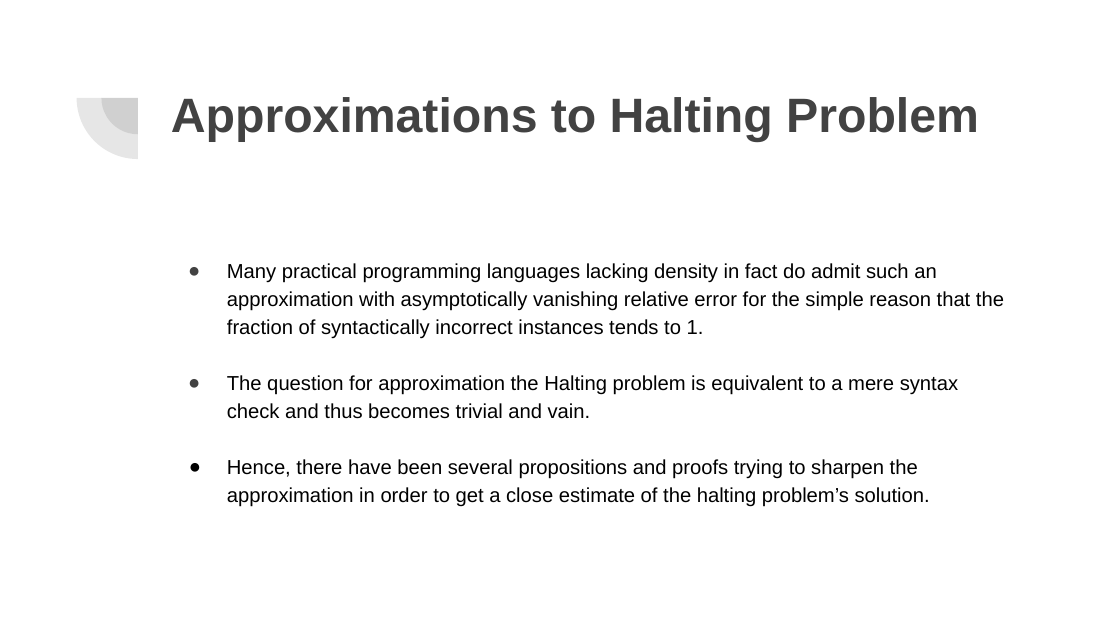
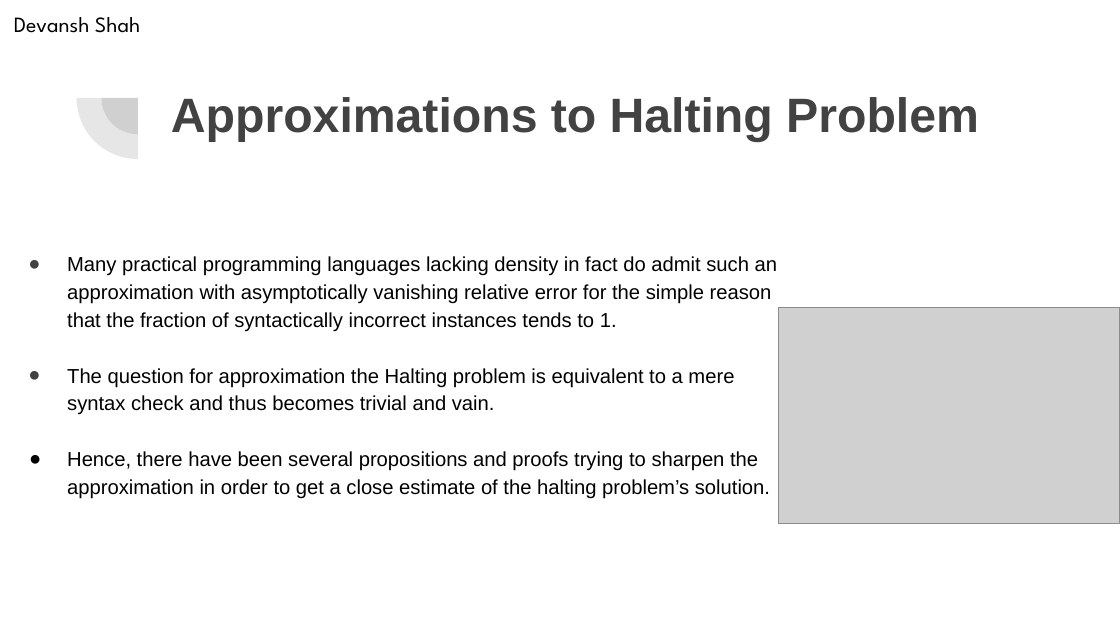
Before and after one commit to twilight-warlock/TY, a slide deck: slide 9 of Sem 5/TOC/IA1/PPT_G6.pptx (slide 8 before the commit). Drawn at 1120x630 pixels with LibreOffice and Linux fonts; fonts in the diff are those of the drawing; grey boxes stand for pictures. Boxes give left, top, right and bottom in pixels: in the first picture for what was removed or moved away, otherwise in the second. Text is boxed around its words. In the diff, an @@ line names an element or a change of style, - is before the commit and + after.

```diff
--- a/Sem 5/TOC/IA1/PPT_G6.pptx
+++ b/Sem 5/TOC/IA1/PPT_G6.pptx
@@ text added at [14,17,140,33], 14 pt, text #000000 @@
+Devansh Shah
@@ text "Many practical programming languages lacking ..." rewrapped from [227,263,1004,507] to [67,256,777,499] @@
@@ picture added at [778,307,1120,523] @@
```
Also in this commit, not shown: 6 other slides changed, 1 slide added, 2 other files.
